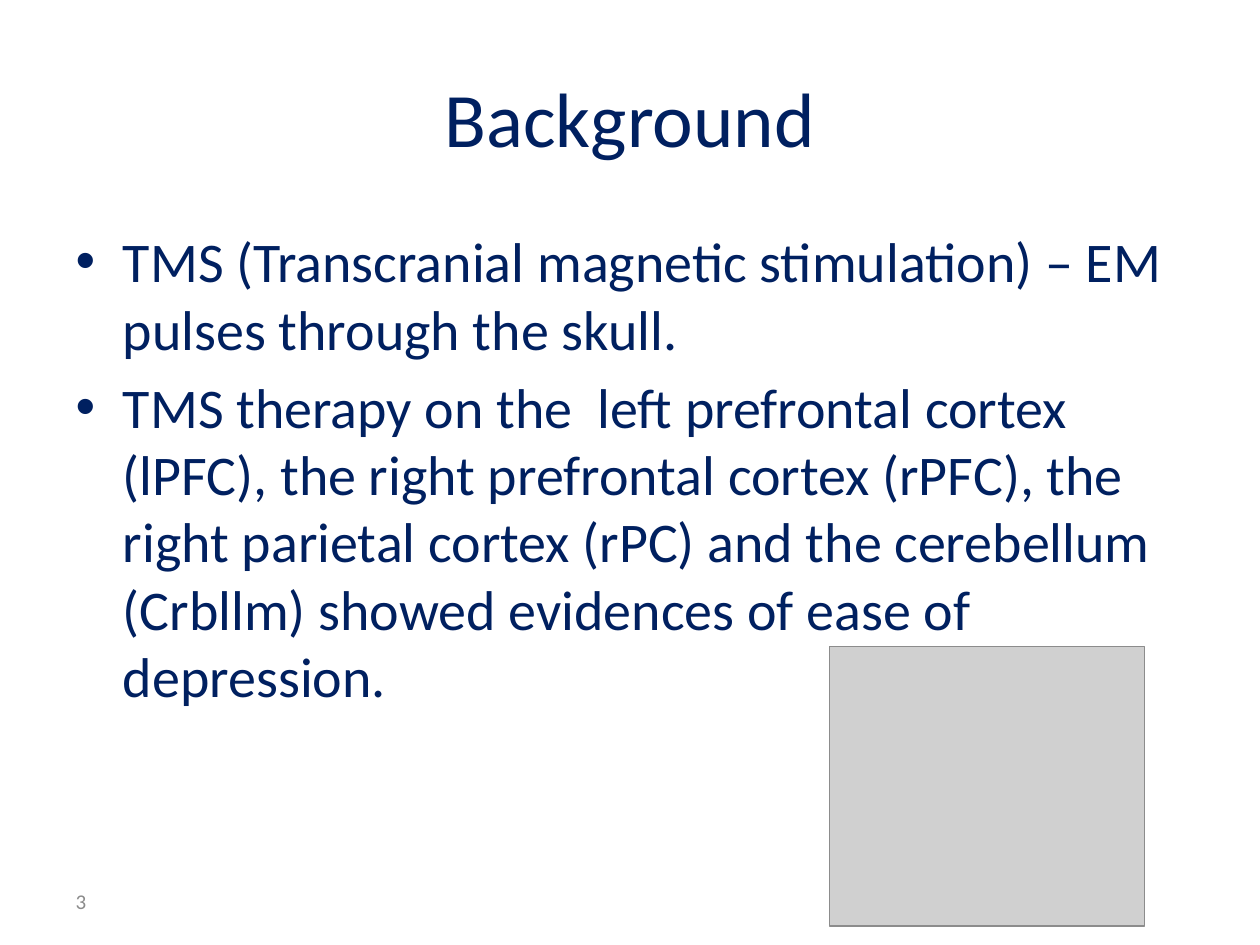
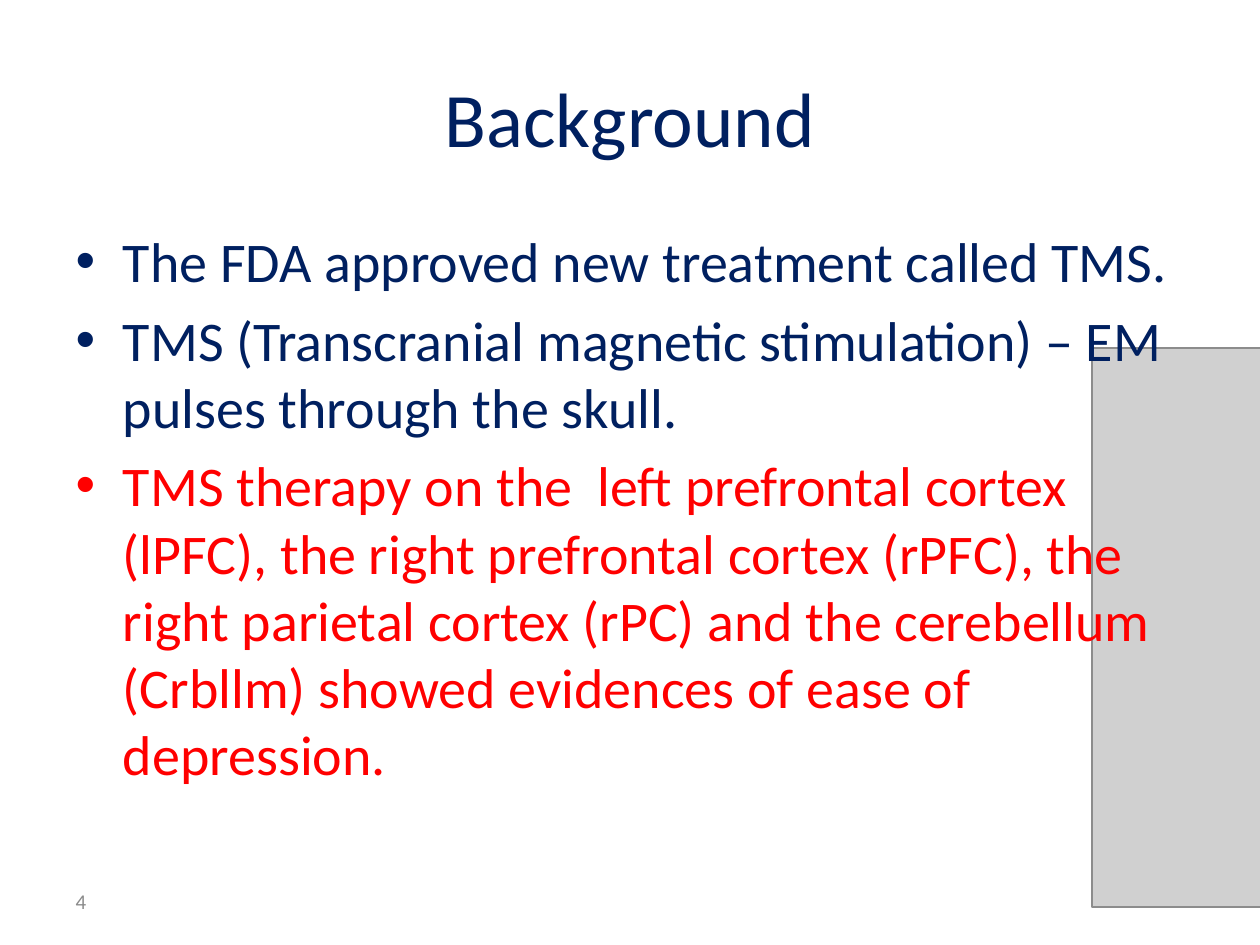
Before and after one commit to reggevlivney/BrainSway, a slide deck: slide 4 of Project_Midterm_Presentation.pptx (slide 3 before the commit). Drawn at 1260x945 pixels with LibreOffice and Linux fonts; fonts in the diff are those of the drawing; grey boxes stand for pictures; background and template pictures are left out. Boxes give left, top, right and bottom in pixels: in the first picture for what was removed or moved away, otherwise in the second. Text is boxed around its words. In the diff, an @@ line names an element or a change of style, - is before the commit and + after.

```diff
--- a/Project_Midterm_Presentation.pptx
+++ b/Project_Midterm_Presentation.pptx
@@ text at (123,243,1167,291): paragraph added @@
+• The FDA approved new treatment called TMS.
@@ picture: place and size @@
-picture at (829,646,1144,926)
+picture at (1092,348,1260,907)
@@ text at (123,467,1150,784): text colour #002060 to #FF0000 in "TMS therapy on the left prefrontal cortex ..." @@
@@ page number at (76,895,87,909): text changed @@
-3
+4
```
Also in this commit, not shown: 5 other slides changed, 8 slides added, 1 slide removed.
